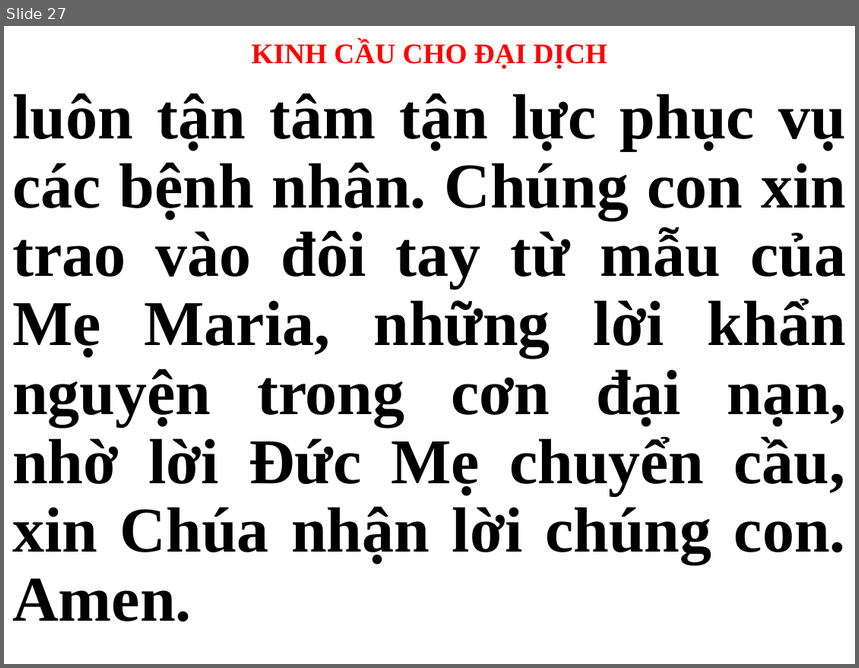
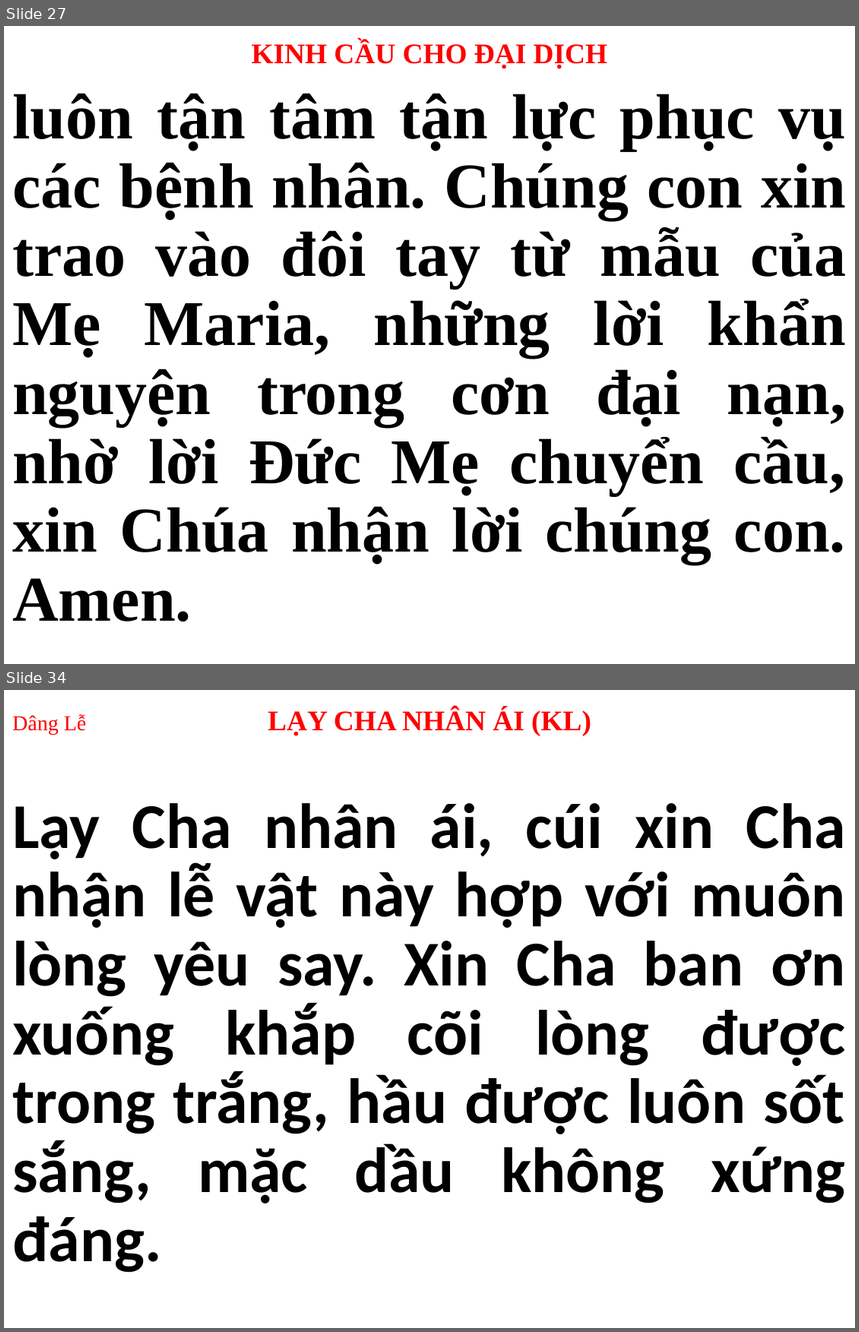
Before and after one commit to webfullstack99/usb-songs, a slide deck: CN.pptx. Shown one above the other, each under a label of ours: slide 27 before the commit, slides 27 and 34 after it; the slides between them are not shown. The pictures are 859x668 and 859x1332 pixels, drawn with LibreOffice and Linux fonts; fonts in the diff are those of the drawing. Boxes give left, top, right and bottom in pixels: in the first picture for what was removed or moved away, otherwise in the second. Text is boxed around its words. In the diff, an @@ line names an element or a change of style, - is before the commit and + after.

```diff
--- a/CN.pptx
+++ b/CN.pptx
@@ slide 34 added at [4, 690, 855, 1328], background #FFFFFF @@
@@ title added at [12, 708, 591, 736], 24 pt, text #FF0000, bold @@
+Dâng Lễ LẠY CHA NHÂN ÁI (KL)
@@ subtitle added at [12, 803, 846, 1273], 54 pt, text #000000, bold @@
+Lạy Cha nhân ái, cúi xin Cha nhận lễ vật này hợp với muôn lòng yêu say. Xin Cha ban ơn xuống khắp cõi lòng được trong trắng, hầu được luôn sốt sắng, mặc dầu không xứng đáng.
```
Also in this commit, not shown: 29 other slides changed, 21 other slides added, 39 slides removed, 1 other file.
